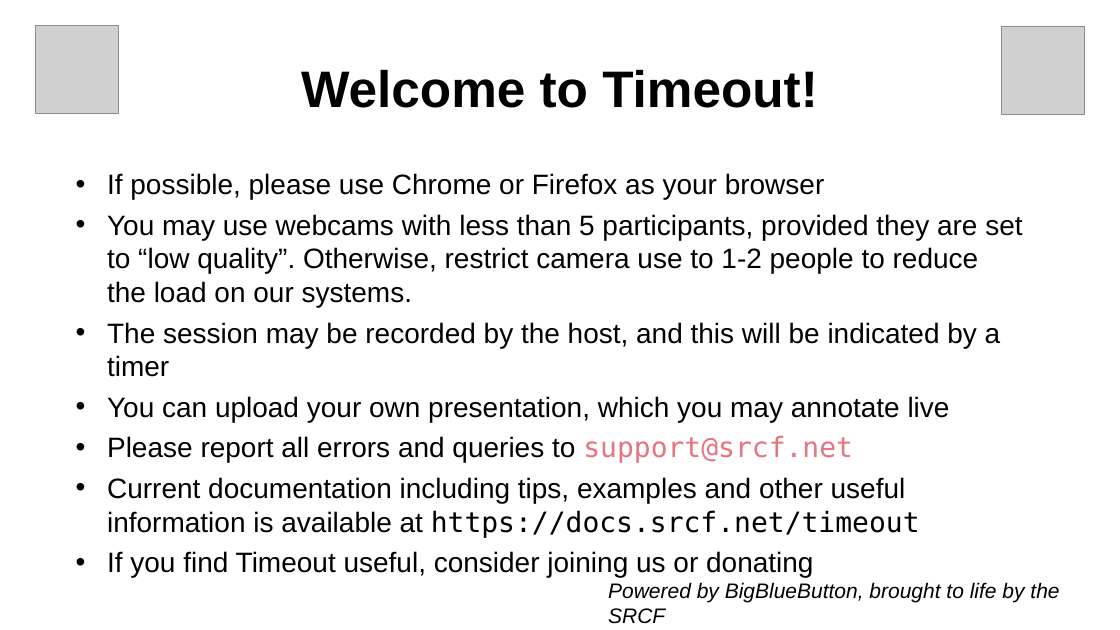
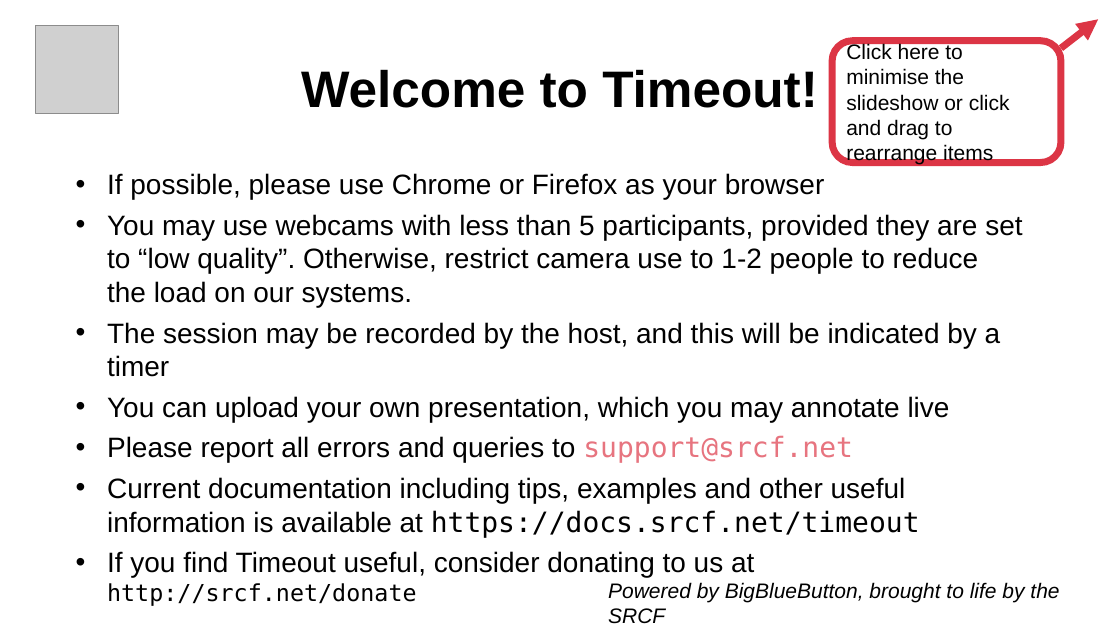
Before and after one commit to SRCF/timeout, a slide deck: slide 1 of roles/bbb-srcf/files/default.odp. Drawn at 1120x630 pixels with LibreOffice and Linux fonts; fonts in the diff are those of the drawing; grey boxes stand for pictures. Boxes give left, top, right and bottom in pixels: in the first picture for what was removed or moved away, otherwise in the second. Text is boxed around its words. In the diff, an @@ line names an element or a change of style, - is before the commit and + after.

```diff
--- a/roles/bbb-srcf/files/default.odp
+++ b/roles/bbb-srcf/files/default.odp
@@ picture removed at bbox=[1002, 27, 1085, 115] @@
@@ arrow added from (1061, 48) to (1098, 19), #DC3545 6.01 pt @@
@@ freeform shape added at bbox=[833, 41, 1061, 163], outline #DC3545 6.01 pt, 18 pt, text #000000 @@
+Click here to minimise the slideshow or click and drag to rearrange items
@@ text at bbox=[107, 551, 754, 606]: text changed @@
-• If you find Timeout useful, consider joining us or donating
+• If you find Timeout useful, consider donating to us at http://srcf.net/donate
```
Also in this commit, not shown: 4 other files.
